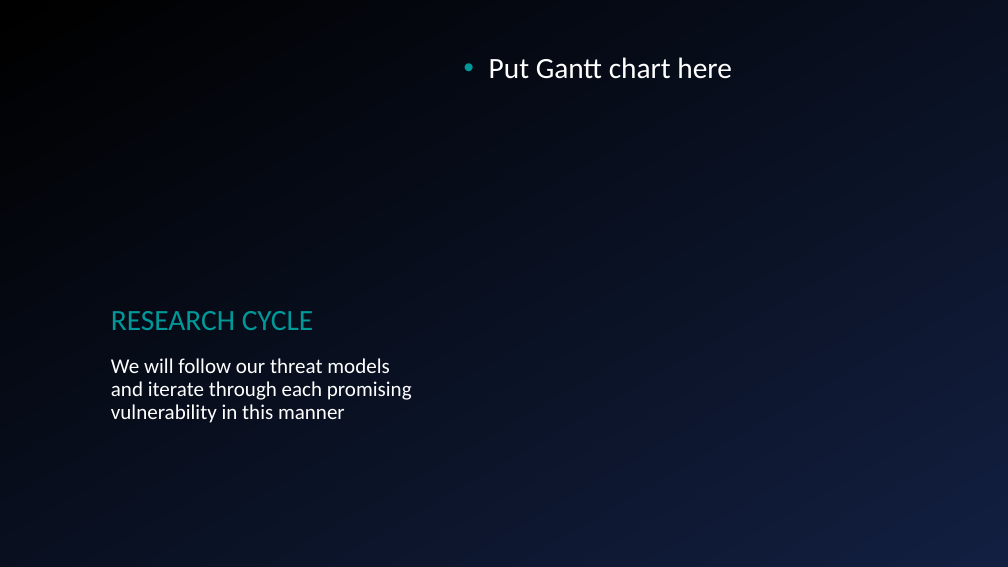
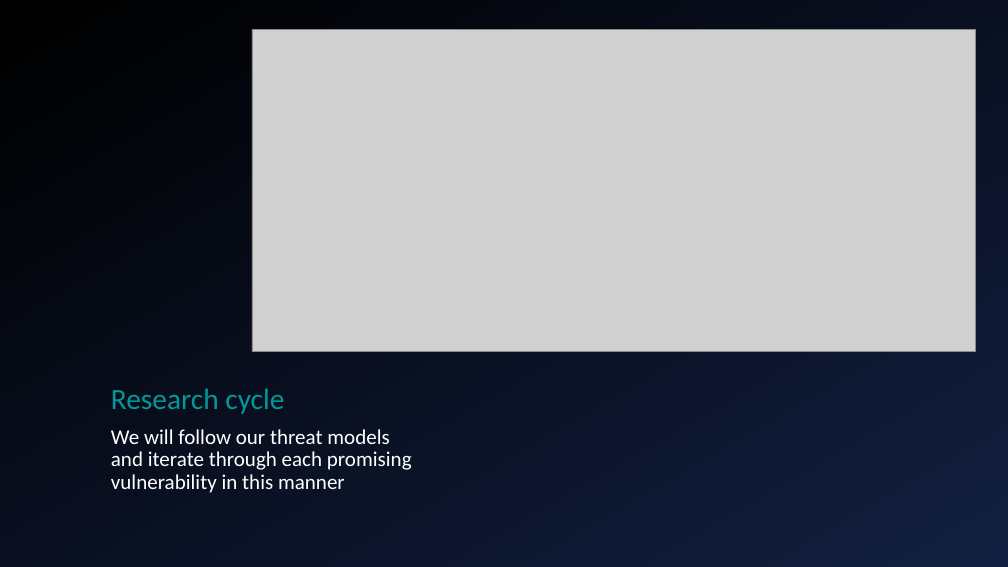
Before and after one commit to giacoppd/Security-For-Robotics, a slide deck: slide 8 of docs/progress_report/progress_report.ppt. Drawn at 1008x567 pixels with LibreOffice and Linux fonts; fonts in the diff are those of the drawing; grey boxes stand for pictures; background and template pictures are left out. Boxes give left, top, right and bottom in pixels: in the first picture for what was removed or moved away, otherwise in the second. Text is boxed around its words. In the diff, an @@ line names an element or a change of style, - is before the commit and + after.

```diff
--- a/docs/progress_report/progress_report.ppt
+++ b/docs/progress_report/progress_report.ppt
@@ background gradient #000000 to #121F40 to gradient #121F40 to #000000 @@
@@ picture added at (x1=252, y1=29, x2=975, y2=352) @@
@@ text removed at (x1=489, y1=57, x2=732, y2=79) @@
-• Put Gantt chart here
@@ title at (x1=111, y1=388, x2=284, y2=414): text changed @@
-RESEARCH CYCLE
+Research cycle
@@ text "We will follow our threat ..." moved from (x1=111, y1=358, x2=412, y2=423) to (x1=111, y1=429, x2=412, y2=493) @@
```
Also in this commit, not shown: 11 other slides changed, 5 slides added, 3 slides removed.
